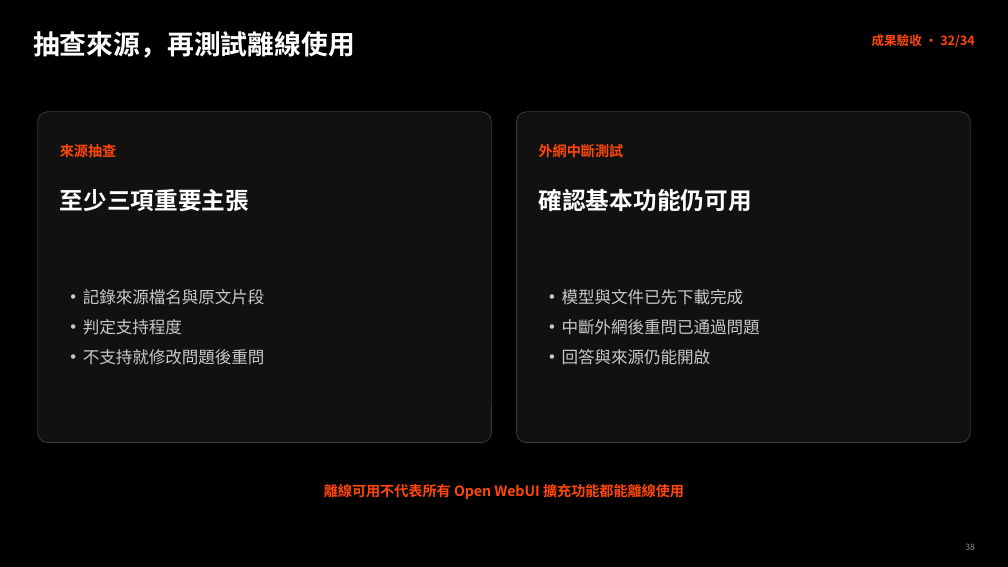
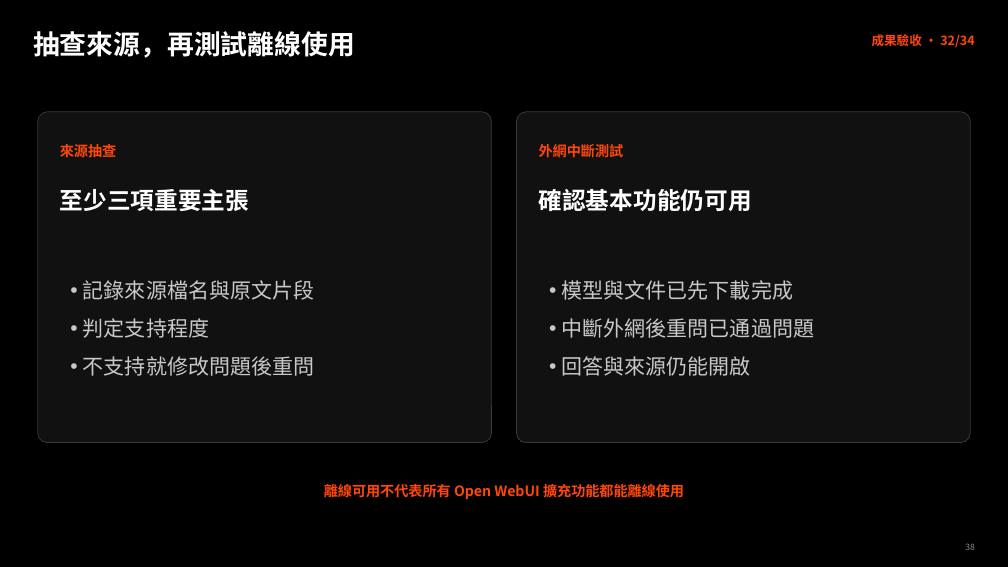
Before and after one commit to lee0401g/project-delivery_3LM, a slide deck: slide 38 of 地端AI建置實作-RAG.pptx. Drawn at 1008x567 pixels with LibreOffice and Linux fonts; fonts in the diff are those of the drawing. Boxes give left, top, right and bottom in pixels: in the first picture for what was removed or moved away, otherwise in the second. Text is boxed around its words. In the diff, an @@ line names an element or a change of style, - is before the commit and + after.

```diff
--- a/地端AI建置實作-RAG.pptx
+++ b/地端AI建置實作-RAG.pptx
@@ text "記錄來源檔名與原文片段" at box(83, 280, 314, 376): size 15.8 to 20 pt @@
@@ text "模型與文件已先下載完成" at box(562, 280, 814, 376): size 15.8 to 20 pt @@
```
Also in this commit, not shown: 6 other slides changed.
